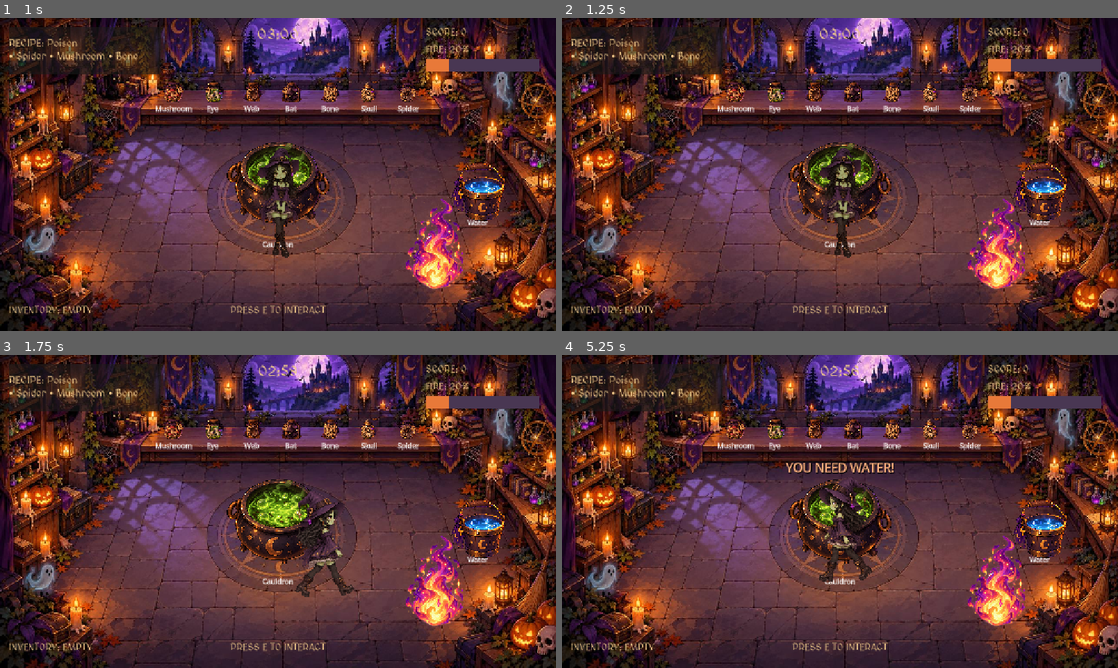
Above: before the commit, frames 1-4 (two rows, left to right).
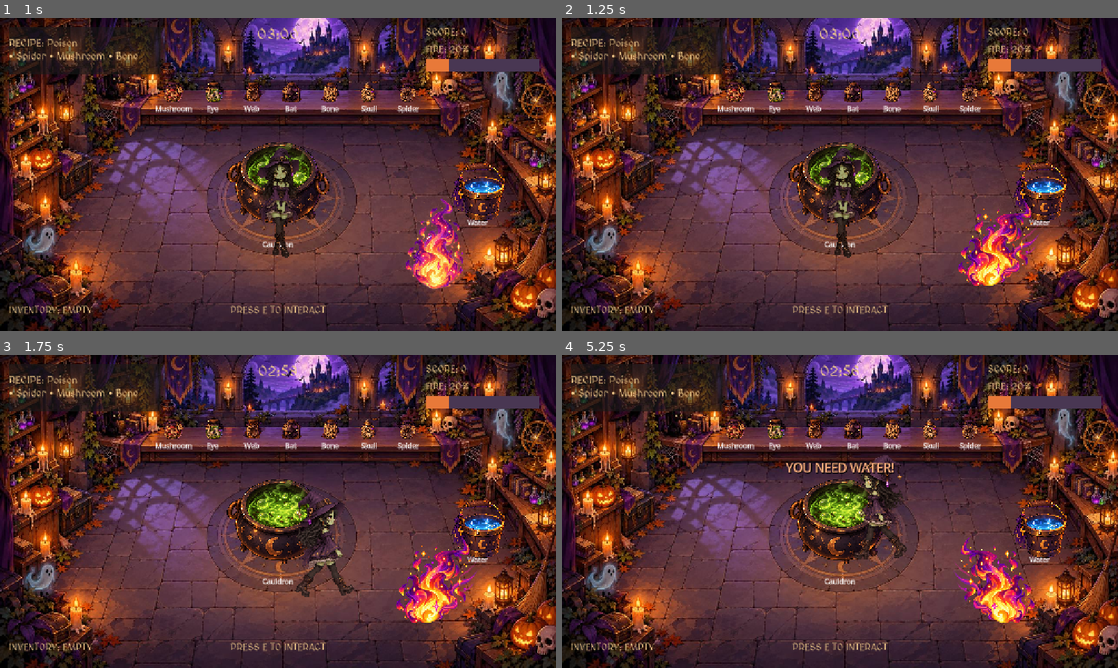
Above: after the commit, the same moments.

Repository: ryadoviy/HellsShift
Game: Godot game, scene res://main.tscn
Two runs of this game, one before a commit and one after it. Both use one fixed random seed, a clock stepped at 60 frames per second and the inputs below.
Inputs (mouse positions are in pixels of both pictures, inside the frame that each line leads up to):
- Up to frame 1 (1 s): click "PLAY" at 0.5 s
- Up to frame 2 (1.25 s): no input
- Up to frame 3 (1.75 s): tap E (interact) at 1.25 s; move the mouse to (400, 495) at 1.27 s; hold D (move_right) from 1.28 s (still down); hold Q (drop_item) from 1.28 s (still down); click (400, 495) at 1.42 s
- Up to frame 4 (5.25 s): tap E (interact) at 2, 2.1, 2.75, 3.5, 4.25 s; move the mouse to (728, 527) at 2.02 s; release D (move_right) at 2.03 s; release Q (drop_item) at 2.03 s; hold S (move_down) 2.03-2.78 s; move the mouse to (895, 442) at 2.77 s; hold D (move_right) 2.78-3.53 s; tap H at 2.85, 5.1 s; move the mouse to (812, 574) at 3.52 s; hold W (move_up) 3.53-4.28 s; tap Q (drop_item) at 3.6 s; click (812, 574) at 3.67 s; move the mouse to (1006, 558) at 4.27 s; hold E (interact) 4.28-5.03 s; hold A (move_left) from 4.28 s (still down); move the mouse to (673, 464) at 5.02 s

Frame 1 is identical in both runs. In frame 2, 2.1% of the frame differs, in the area x 71-86%, y 57-87%; in frame 3, 2.1%; in frame 4, 4.7%, in the area x 46-85%, y 32-87%.

Commit message:
Add three-frame fire animation

Diff:
--- a/fire.gd
+++ b/fire.gd
@@ -10,7 +10,7 @@
 
 @onready var flame: Polygon2D = get_node_or_null("Flame")
 @onready var light: PointLight2D = get_node_or_null("PointLight2D")
-@onready var fire_sprite: Sprite2D = get_node_or_null("FireSprite")
+@onready var fire_sprite: AnimatedSprite2D = get_node_or_null("FireSprite")
 
 var animation_time: float = 0.0
 var effects_visible: bool = false
@@ -22,9 +22,10 @@
 
 	if flame != null:
 		flame.hide()
-
 	if fire_sprite != null:
 		fire_sprite.modulate = Color.WHITE
+		fire_sprite.animation = &"burn"
+		fire_sprite.play()
 
 	set_level(level)
 
@@ -57,13 +58,29 @@
 
 
 func update_fire_visual() -> void:
-	if fire_sprite == null or fire_sprite.texture == null:
+	if fire_sprite == null:
+		return
+
+	if fire_sprite.sprite_frames == null:
+		return
+
+	if not fire_sprite.sprite_frames.has_animation(&"burn"):
 		return
 
 	fire_sprite.visible = level > 0.0
-	fire_sprite.modulate = Color.WHITE
-
-	var texture_size: Vector2 = fire_sprite.texture.get_size()
+
+	var texture: Texture2D = (
+		fire_sprite.sprite_frames.get_frame_texture(
+			&"burn",
+			0
+		)
+	)
+
+	if texture == null:
+		return
+
+	var texture_size: Vector2 = texture.get_size()
+
 	var longest_side: float = maxf(
 		texture_size.x,
 		texture_size.y
@@ -82,7 +99,6 @@
 		target_size / longest_side
 	)
 
-
 func _process(delta: float) -> void:
 	var manager := get_parent() as GameManager
 
@@ -97,7 +113,13 @@
 	if manager.state == GameManager.GameState.PLAYING:
 		animation_time += delta
 
-	queue_redraw()
+	if fire_sprite != null:
+		if manager.state == GameManager.GameState.PLAYING and level > 0.0:
+			fire_sprite.speed_scale = 1.0
+		else:
+			fire_sprite.speed_scale = 0.0
+
+		queue_redraw()
 
 
 func _room_point(point: Vector2) -> Vector2:
--- a/fire.tscn
+++ b/fire.tscn
@@ -1,7 +1,33 @@
 [gd_scene format=3 uid="uid://bp0ye8ovvopa1"]
 
 [ext_resource type="Script" uid="uid://c3gppb1mkrt00" path="res://fire.gd" id="1_fire"]
+[ext_resource type="Texture2D" uid="uid://bf8q16geuvmy0" path="res://assets/sprites/objects/fire_1.png" id="2_icfi2"]
 [ext_resource type="Texture2D" uid="uid://ctgou22sulcaq" path="res://assets/sprites/objects/fire.png" id="2_texture"]
+[ext_resource type="Texture2D" uid="uid://ps2tjwdt273i" path="res://assets/sprites/objects/fire_2.png" id="4_eo6dx"]
+[ext_resource type="Texture2D" uid="uid://bn68f7bifebye" path="res://assets/sprites/objects/fire_3.png" id="4_r2yji"]
+
+[sub_resource type="SpriteFrames" id="SpriteFrames_xrivr"]
+animations = [{
+"frames": [{
+"duration": 1.0,
+"texture": ExtResource("2_icfi2")
+}, {
+"duration": 1.0,
+"texture": ExtResource("2_texture")
+}, {
+"duration": 1.0,
+"texture": ExtResource("4_r2yji")
+}, {
+"duration": 1.0,
+"texture": ExtResource("2_texture")
+}, {
+"duration": 1.0,
+"texture": ExtResource("4_eo6dx")
+}],
+"loop": 1,
+"name": &"burn",
+"speed": 8.0
+}]
 
 [node name="Fire" type="Node2D" unique_id=1267115820]
 script = ExtResource("1_fire")
@@ -11,8 +37,9 @@
 color = Color(1, 0.3, 0.04, 0.95)
 polygon = PackedVector2Array(-42, 42, -30, -10, -12, 4, -15, -48, 0, -22, 16, -70, 24, -20, 45, 10, 42, 42)
 
-[node name="FireSprite" type="Sprite2D" parent="." unique_id=1602563547]
-texture = ExtResource("2_texture")
+[node name="FireSprite" type="AnimatedSprite2D" parent="." unique_id=1455234919]
+sprite_frames = SubResource("SpriteFrames_xrivr")
+animation = &"burn"
 
 [node name="PointLight2D" type="PointLight2D" parent="." unique_id=1053542037]
 color = Color(1, 0.35, 0.08, 1)
Binary file added: assets/sprites/objects/fire_1.png
Not shown, added: assets/sprites/objects/fire_1.png.import
Binary file added: assets/sprites/objects/fire_2.png
Not shown, added: assets/sprites/objects/fire_2.png.import
Binary file added: assets/sprites/objects/fire_3.png
Not shown, added: assets/sprites/objects/fire_3.png.import
